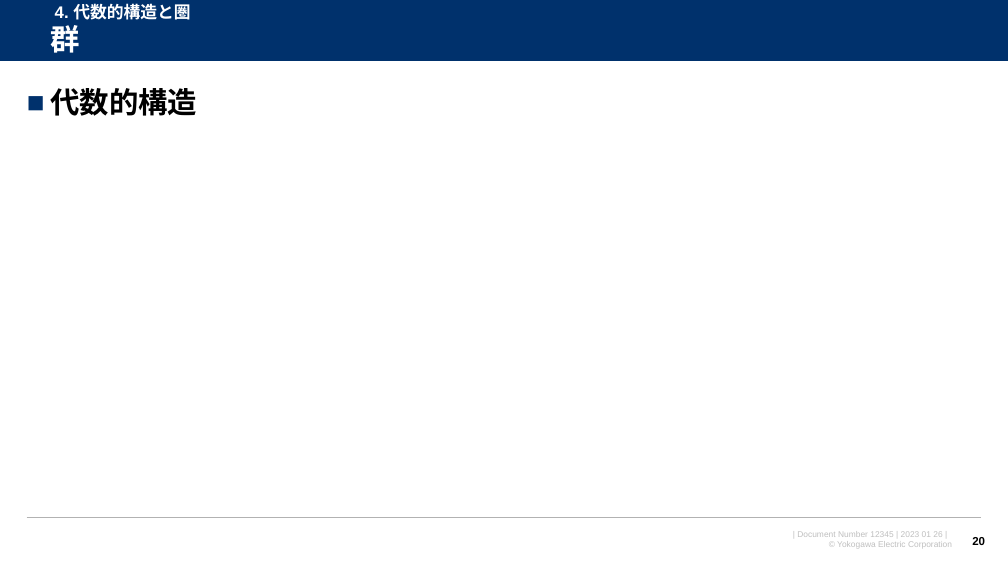
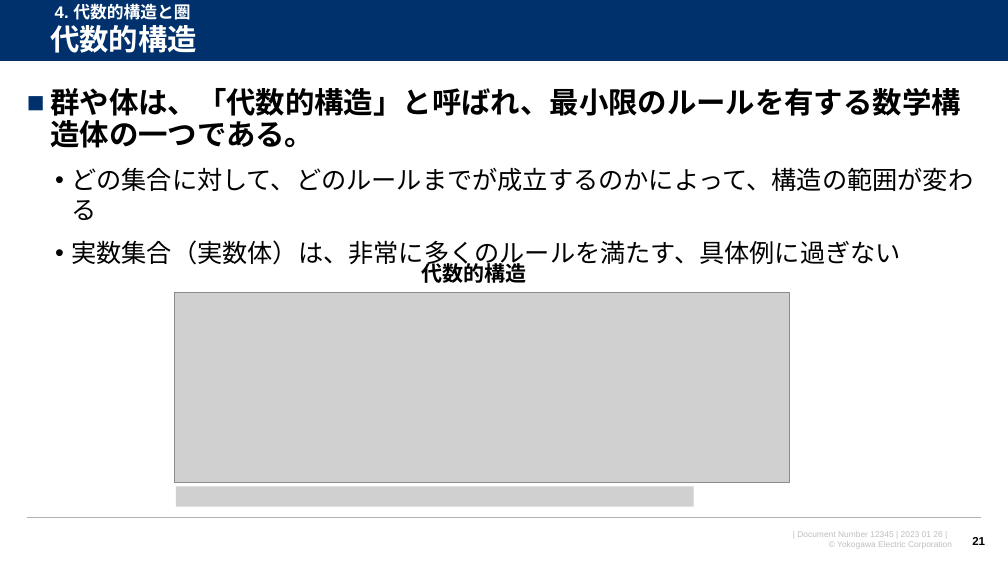
Before and after one commit to watarukumagai-git/opt, a slide deck: slide 21 of MMW/20230126_MMW_kumagai_rev.0.pptx (slide 20 before the commit). Drawn at 1008x567 pixels with LibreOffice and Linux fonts; fonts in the diff are those of the drawing; grey boxes stand for pictures; background and template pictures are left out. Boxes give left, top, right and bottom in pixels: in the first picture for what was removed or moved away, otherwise in the second. Text is boxed around its words. In the diff, an @@ line names an element or a change of style, - is before the commit and + after.

```diff
--- a/MMW/20230126_MMW_kumagai_rev.0.pptx
+++ b/MMW/20230126_MMW_kumagai_rev.0.pptx
@@ title at bbox=[50, 25, 197, 53]: text changed @@
-群
+代数的構造
@@ text at bbox=[50, 88, 973, 269]: text changed; size 28 to 24 pt; bold off @@
-■ 代数的構造
+■ 群や体は、「代数的構造」と呼ばれ、最小限のルールを有する数学構造体の一つである。
+  • どの集合に対して、どのルールまでが成立するのかによって、構造の範囲が変わる
+  • 実数集合（実数体）は、非常に多くのルールを満たす、具体例に過ぎない
@@ text added at bbox=[422, 260, 527, 286], 20 pt, text #000000, bold @@
+  代数的構造
@@ picture added at bbox=[175, 293, 789, 482] @@
@@ picture added at bbox=[176, 486, 694, 507] @@
@@ page number at bbox=[972, 537, 985, 545]: text changed @@
-20
+21
```
Also in this commit, not shown: 10 other slides changed, 4 slides added, 5 slides removed.
